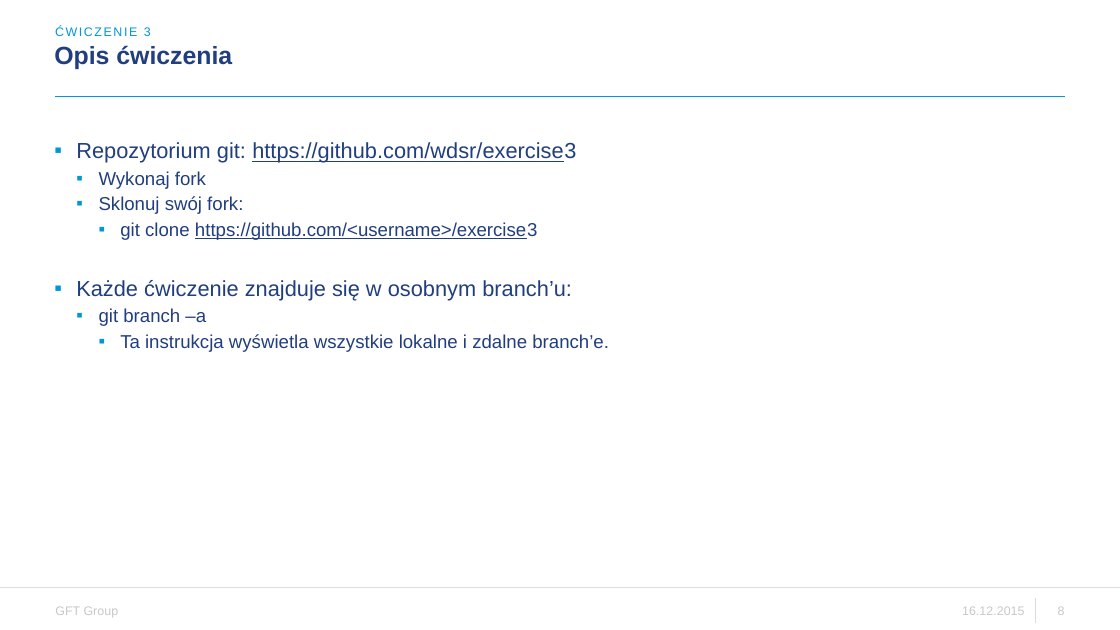
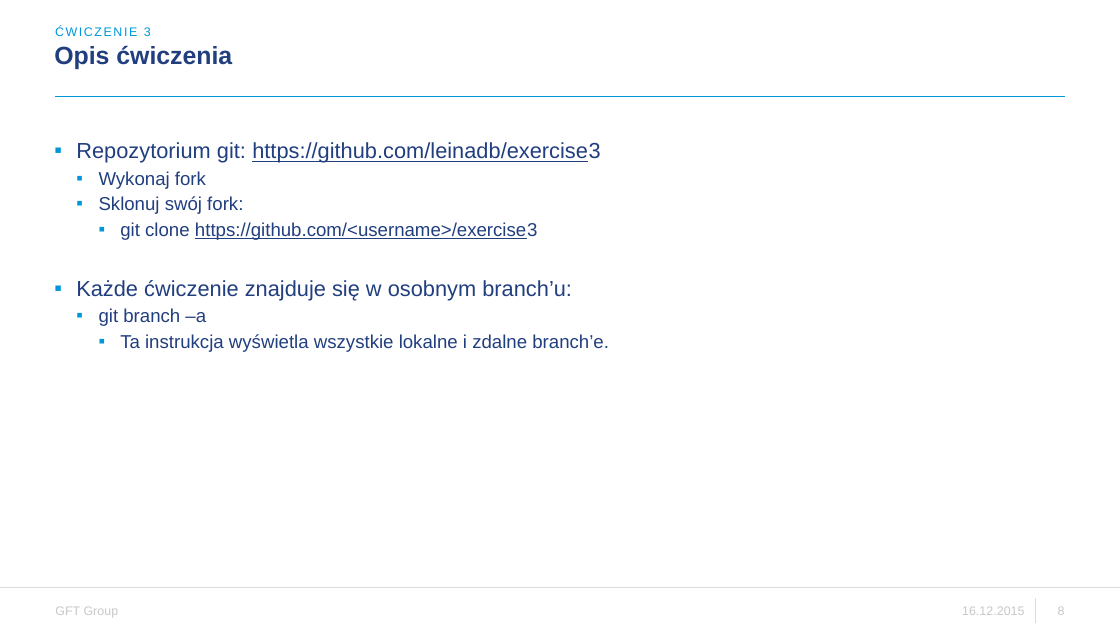
Before and after one commit to zenek24pl/exercise3, a slide deck: slide 8 of WDSR - ćwiczenie 3a_REST.pptx. Drawn at 1120x630 pixels with LibreOffice and Linux fonts; fonts in the diff are those of the drawing; background and template pictures are left out. Boxes give left, top, right and bottom in pixels: in the first picture for what was removed or moved away, otherwise in the second. Text is boxed around its words. In the diff, an @@ line names an element or a change of style, - is before the commit and + after.

Commit message:
adjusted for my own needs

```diff
--- a/WDSR - ćwiczenie 3a_REST.pptx
+++ b/WDSR - ćwiczenie 3a_REST.pptx
@@ text at (76,142,600,163): text changed @@
-▪ Repozytorium git: https://github.com/wdsr/exercise3
+▪ Repozytorium git: https://github.com/leinadb/exercise3
```
